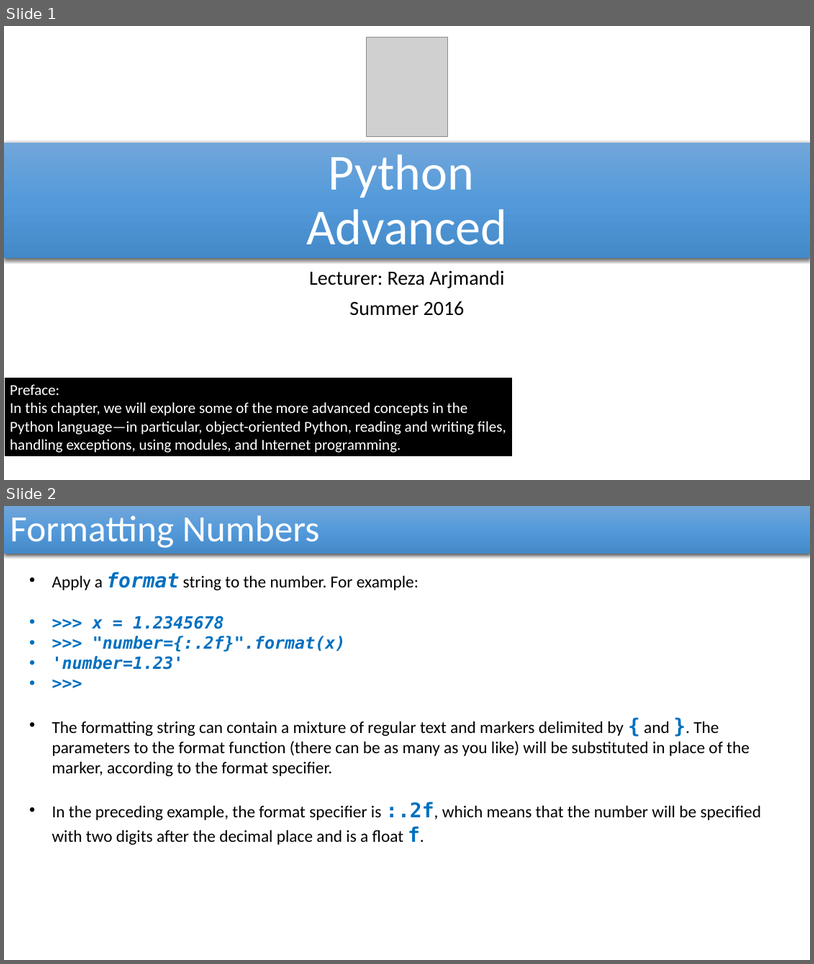
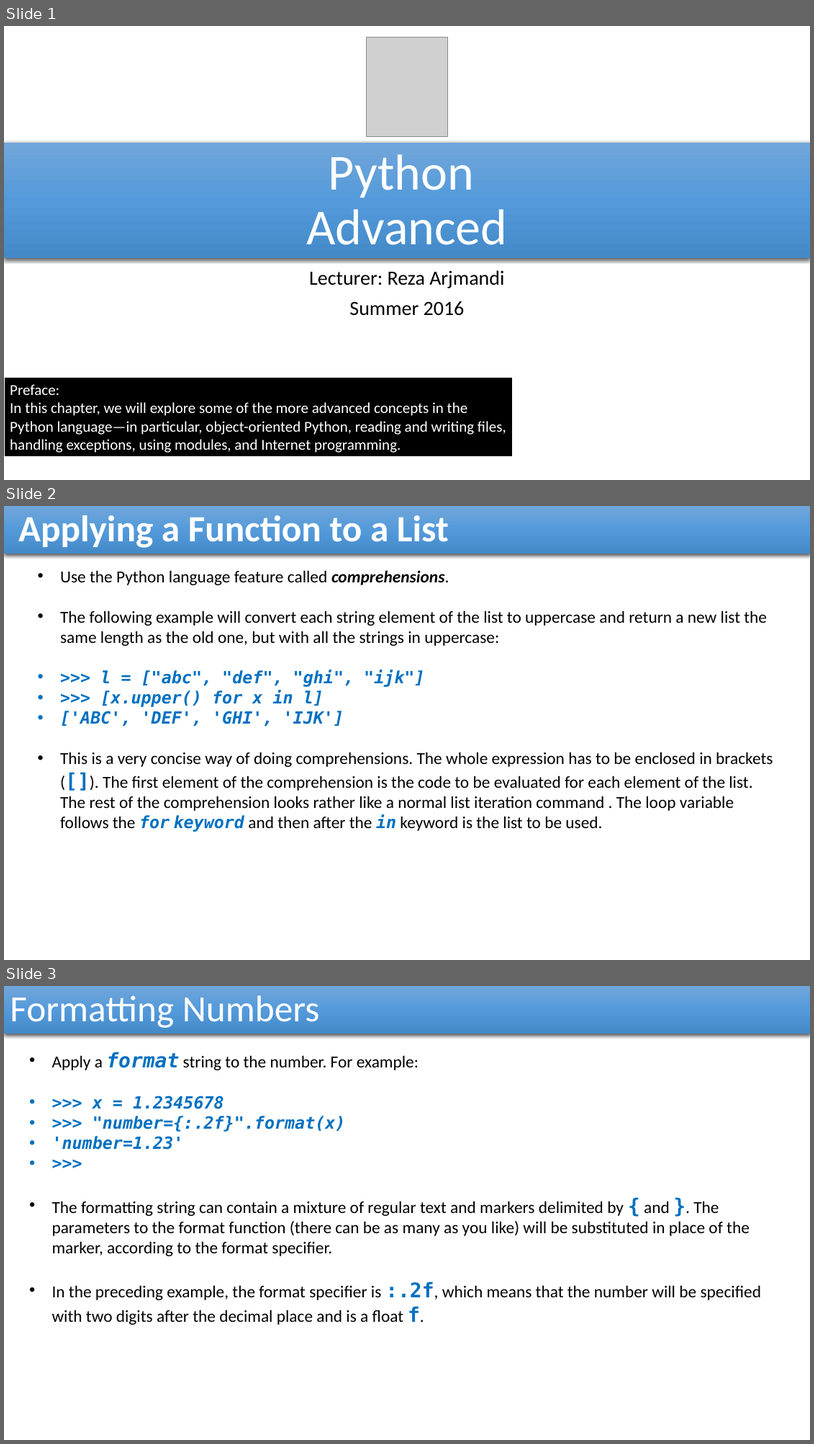
Before and after one commit to reza-arjmandi/rpi-course, a slide deck: session4/presentaion/Python_Advanced.pptx. Shown one above the other, each under a label of ours: slides 1 and 2 before the commit, slides 1, 2 and 3 after it. The pictures are 814x964 and 814x1444 pixels, drawn with LibreOffice and Linux fonts; fonts in the diff are those of the drawing; grey boxes stand for pictures. Boxes give left, top, right and bottom in pixels: in the first picture for what was removed or moved away, otherwise in the second. Text is boxed around its words. In the diff, an @@ line names an element or a change of style, - is before the commit and + after.

Commit message:
updated

```diff
--- a/session4/presentaion/Python_Advanced.pptx
+++ b/session4/presentaion/Python_Advanced.pptx
@@ slide 2 added at (4,506,810,960), background #FFFFFF @@
@@ rectangle added at (4,506,810,554), fill gradient #71A6DB to #559BDB to #448ACA, 44 pt, text #FFFFFF, bold @@
+Applying a Function to a List
@@ text added at (60,570,773,831), 20 pt, text #000000 @@
+• Use the Python language feature called comprehensions.
+• The following example will convert each string element of the list to uppercase and return a new list the same length as the old one, but with all the strings in uppercase:
+• >>> l = ["abc", "def", "ghi", "ijk"]
+• >>> [x.upper() for x in l]
+• ['ABC', 'DEF', 'GHI', 'IJK']
+• This is a very concise way of doing comprehensions. The whole expression has to be enclosed in brackets ([]). The first element of the comprehension is the code to be evaluated for each element of the list. The rest of the comprehension looks rather like a normal list iteration command . The loop variable follows the for keyword and then after the in keyword is the list to be used.
@@ what was slide 2 is now slide 3 @@
```
